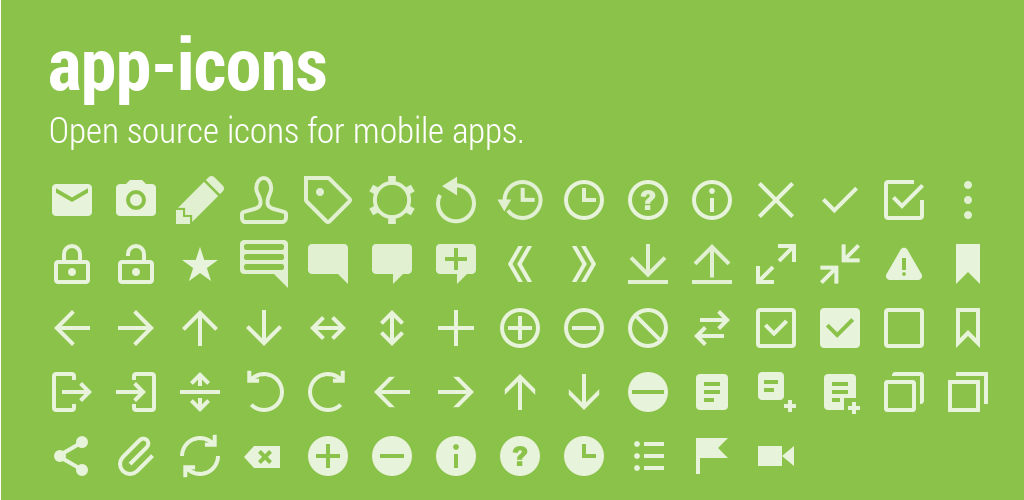
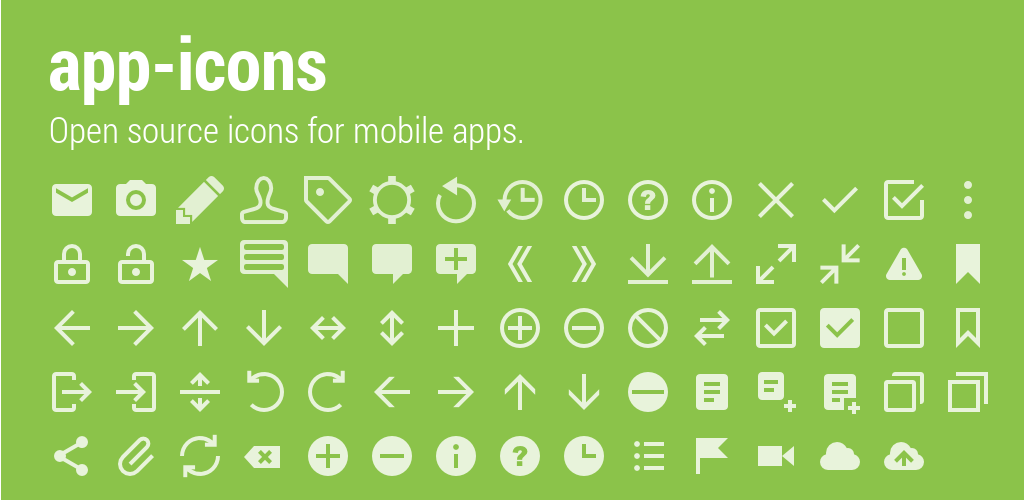
Before/after of a (1024, 500) layered artwork. What changed in the layer stack:
added layer "ic_action_cloud2.png" in group "icons" over [left=884, top=442, right=924, bottom=470]
added layer "ic_action_cloud.png" in group "icons" over [left=820, top=442, right=860, bottom=470]
